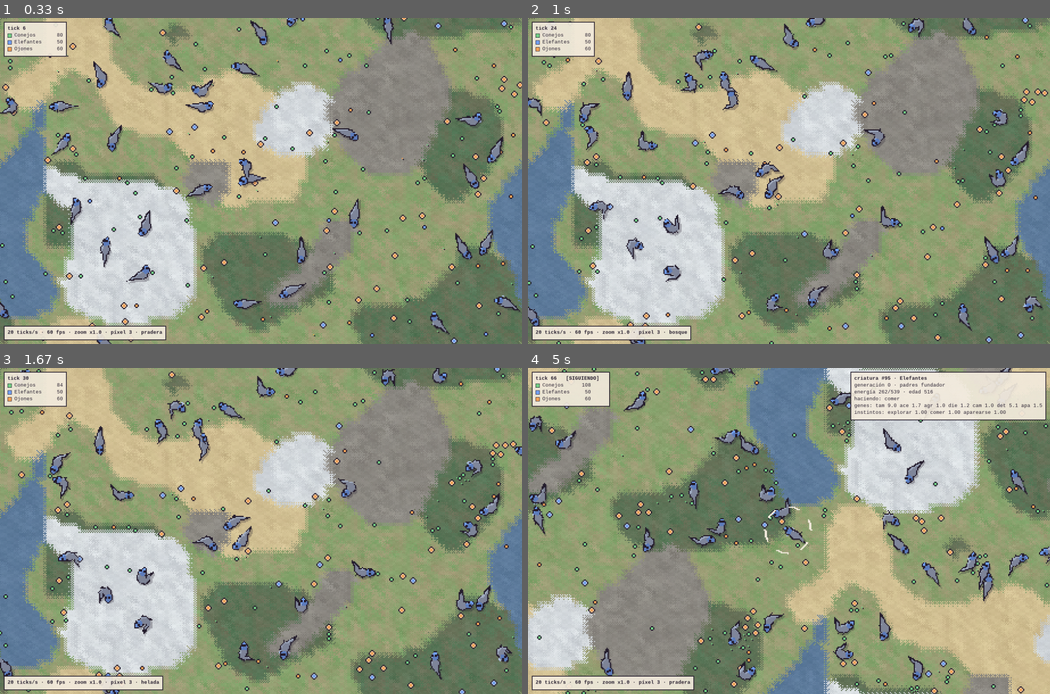
Above: before the commit, frames 1-4 (two rows, left to right).
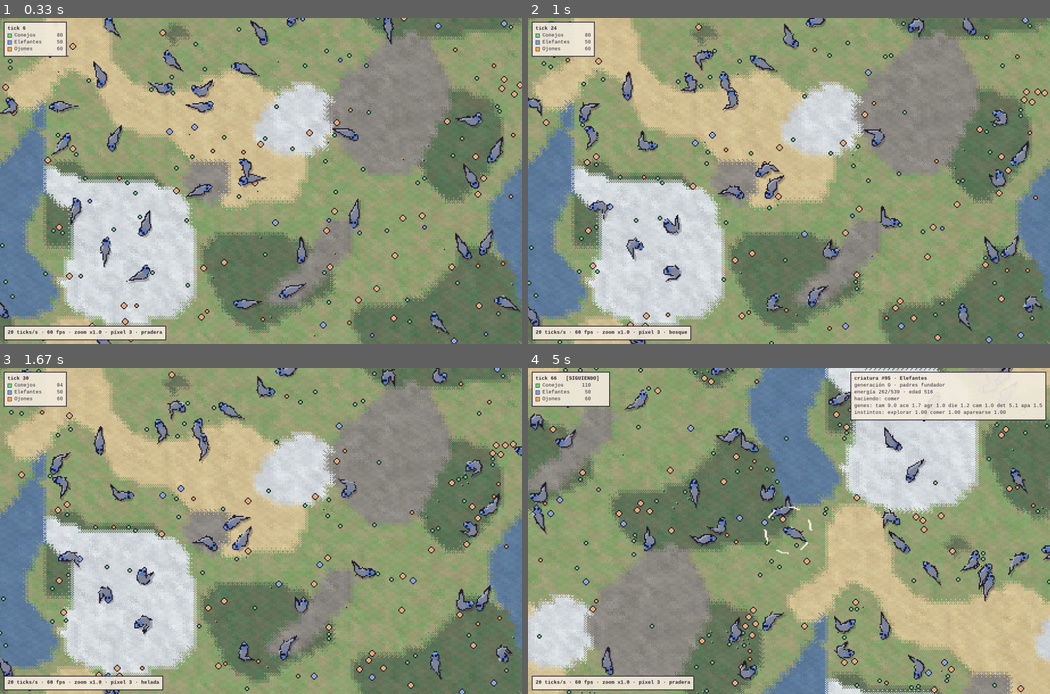
Above: after the commit, the same moments.

Repository: Edu-Rojas/EvoGame
Game: pygame game, started from viewer/__main__.py
Same seed, same stepped clock (60 frames per second), same inputs: the game is played once before the commit and once after it.
Inputs (mouse positions are in pixels of both pictures, inside the frame that each line leads up to):
- Up to frame 1 (0.33 s): no input
- Up to frame 2 (1 s): hold Up 0.33-0.8 s; move the mouse to (768, 194) at 0.37 s; hold Down from 0.83 s (still down); move the mouse to (956, 171) at 0.87 s
- Up to frame 3 (1.67 s): release Down at 1.13 s; hold Up 1.17-1.53 s; move the mouse to (266, 553) at 1.2 s; tap Space at 1.23, 1.63 s; hold Down from 1.57 s (still down); move the mouse to (135, 534) at 1.6 s
- Up to frame 4 (5 s): release Down at 1.93 s; hold Up 1.97-2.27 s; move the mouse to (841, 602) at 2 s; tap Space at 2.03, 2.7, 3.03, 3.43, 3.83, 4.17, 4.5, 4.9 s; tap F at 2.12, 3.12, 4.25 s; click (543, 377) at 2.35 s; hold Down 2.63-2.93 s; move the mouse to (867, 416) at 2.67 s; hold Up 2.97-3.33 s; move the mouse to (851, 560) at 3 s; hold Down 3.37-3.73 s; move the mouse to (653, 410) at 3.4 s; hold Up 3.77-4.07 s; move the mouse to (663, 465) at 3.8 s; hold Down 4.1-4.4 s; move the mouse to (601, 521) at 4.13 s; hold Up 4.43-4.8 s; move the mouse to (794, 563) at 4.47 s; hold Down from 4.83 s (still down); move the mouse to (789, 570) at 4.87 s

Frame 1 is identical in both runs. In frame 2, less than 0.1% of the frame differs, in the area x 0-90%, y 12-100%; in frame 3, 0.1%; in frame 4, 12%, in the area x 0-100%, y 0-100%.

Commit message:
Make grazing diet-aware
A pure carnivore (plant efficiency 0) still chose to graze and removed
grass for zero energy, because the eat utility ignored diet and the bite
size divided by a clamped efficiency. Grass is now valued by what the
creature actually extracts, and creatures that extract nothing take
nothing.

Diff:
--- a/src/especies/decision.py
+++ b/src/especies/decision.py
@@ -20,7 +20,8 @@
 
     u = np.zeros((len(thinkers), N_ACTIONS))
     u[:, Action.EXPLORE] = b.explore_base
-    u[:, Action.EAT] = (p.food != NO_TARGET) * (b.eat_base + hunger)
+    # el pasto vale lo que la criatura saca de él: un carnívoro no lo busca
+    u[:, Action.EAT] = (p.food != NO_TARGET) * (b.eat_base + hunger) * w.plant_eff[thinkers]
     u[:, Action.MATE] = (p.mate != NO_TARGET) * ready[thinkers] * b.mate_base
     return u * w.instinct[thinkers]
 
--- a/src/especies/metabolism.py
+++ b/src/especies/metabolism.py
@@ -31,9 +31,11 @@
     if len(eaters) == 0:
         return
 
-    eff = np.maximum(w.plant_eff[eaters], 1e-6)
-    room = np.maximum(w.reserve[eaters] - w.energy[eaters], 0.0) / eff  # no desperdiciar
-    want = np.minimum(b.bite, room)
+    eff = w.plant_eff[eaters]
+    room = np.maximum(w.reserve[eaters] - w.energy[eaters], 0.0)
+    # pasto que le cabe, contando lo que de verdad aprovecha; quien no saca nada de
+    # las plantas (carnívoro puro) no arranca pasto para nada
+    want = np.where(eff > 0, np.minimum(b.bite, room / np.maximum(eff, 1e-12)), 0.0)
 
     n_cells = len(t.grass)
     demand = np.bincount(cell, weights=want, minlength=n_cells)
--- a/tests/test_decision.py
+++ b/tests/test_decision.py
@@ -11,6 +11,13 @@
     p = Perception(food=np.array([42]), mate=np.array([NO_TARGET]))
     decide(w, thinkers, p, ready=np.zeros(len(w.alive), dtype=bool))
     assert w.action[0] == Action.EAT and w.target[0] == 42
+
+
+def test_carnivore_ignores_grass(make_world):
+    w = make_world(n=1, energy=1.0, reserve=100.0, instinct=1.0, plant_eff=0.0)
+    p = Perception(food=np.array([42]), mate=np.array([NO_TARGET]))
+    decide(w, np.array([0]), p, ready=np.zeros(len(w.alive), dtype=bool))
+    assert w.action[0] != Action.EAT
 
 
 def test_nothing_in_sight_means_explore(make_world):
--- a/tests/test_metabolism.py
+++ b/tests/test_metabolism.py
@@ -27,6 +27,15 @@
     assert w.energy[0] == 0.0
 
 
+def test_pure_carnivore_does_not_strip_grass(make_world):
+    w = make_world(n=1, energy=10.0, reserve=1000.0, plant_eff=0.0, radius=3.0,
+                   action=Action.EAT, target=0)
+    w.pos[0] = w.terrain.center_of(np.array([0]))[0]
+    w.terrain.grass[0] = 20.0
+    eat(w)
+    assert w.terrain.grass[0] == 20.0 and w.energy[0] == 10.0
+
+
 def test_bergmann_cold_costs_less_for_large_bodies(make_world):
     w = make_world(n=2, appetite=1.0, energy=100.0, vel=0.0)
     cold = np.flatnonzero(w.terrain.biome == Biome.TUNDRA)[0]
